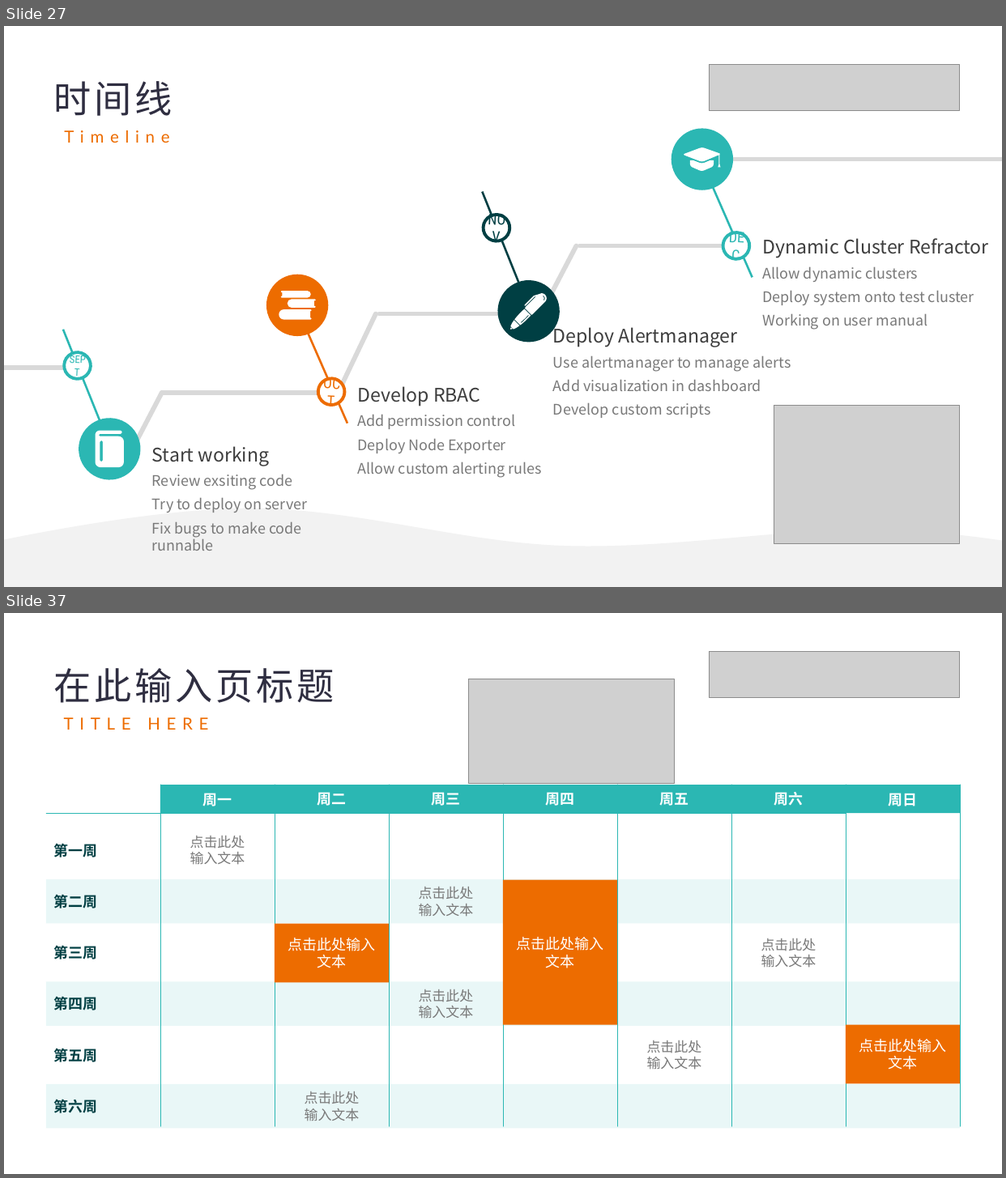
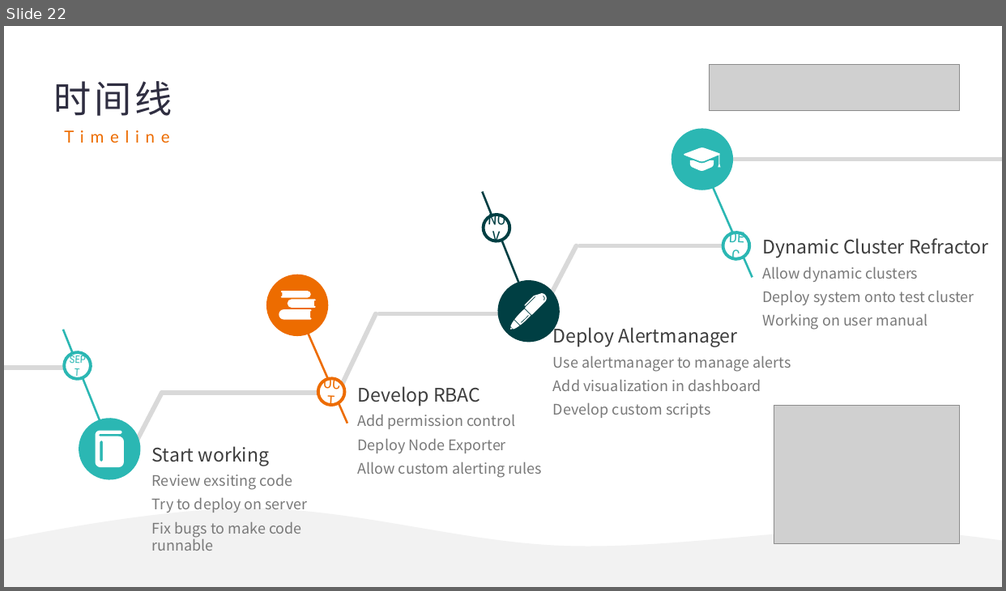
Before and after one commit to similar2/HPCAlertSystem, a slide deck: docs/HPC Monitor System Development.pptx. Shown one above the other, each under a label of ours: slides 27 and 37 before the commit, slide 22 after it; the slides between them are not shown. The pictures are 1006x1178 and 1006x591 pixels, drawn with LibreOffice and Linux fonts; fonts in the diff are those of the drawing; grey boxes stand for pictures. Boxes give left, top, right and bottom in pixels: in the first picture for what was removed or moved away, otherwise in the second. Text is boxed around its words. In the diff, an @@ line names an element or a change of style, - is before the commit and + after.

```diff
--- a/docs/HPC Monitor System Development.pptx
+++ b/docs/HPC Monitor System Development.pptx
@@ slide 37 removed at [4, 613, 1002, 1174], background #FFFFFF @@
@@ picture removed at [710, 651, 960, 697] @@
@@ text removed at [53, 668, 334, 730] @@
-在此输入页标题
-TITLE HERE
@@ picture removed at [468, 679, 674, 784] @@
@@ group removed at [46, 785, 960, 1129]: 19 texts, 9 lines, 4 rectangles @@
-周一
-周六
-周二
-周三
-周四
-周五
-第一周
-点击此处
-输入文本
-第二周
-点击此处
-输入文本
-第三周
-点击此处
-输入文本
-第四周
-点击此处
-输入文本
-第五周
-第六周
-点击此处
-输入文本
-点击此处
-输入文本
-周日
@@ rectangle removed at [503, 880, 618, 1025] @@
@@ rectangle removed at [275, 924, 389, 983] @@
@@ text removed at [288, 938, 375, 969] @@
-点击此处输入文本
@@ text removed at [516, 937, 603, 969] @@
-点击此处输入文本
@@ rectangle removed at [846, 1024, 960, 1084] @@
@@ text removed at [859, 1039, 946, 1070] @@
-点击此处输入文本
@@ what was slide 27 is now slide 22 @@
```
Also in this commit, not shown: 15 slides changed, 2 slides added, 18 other slides removed.
